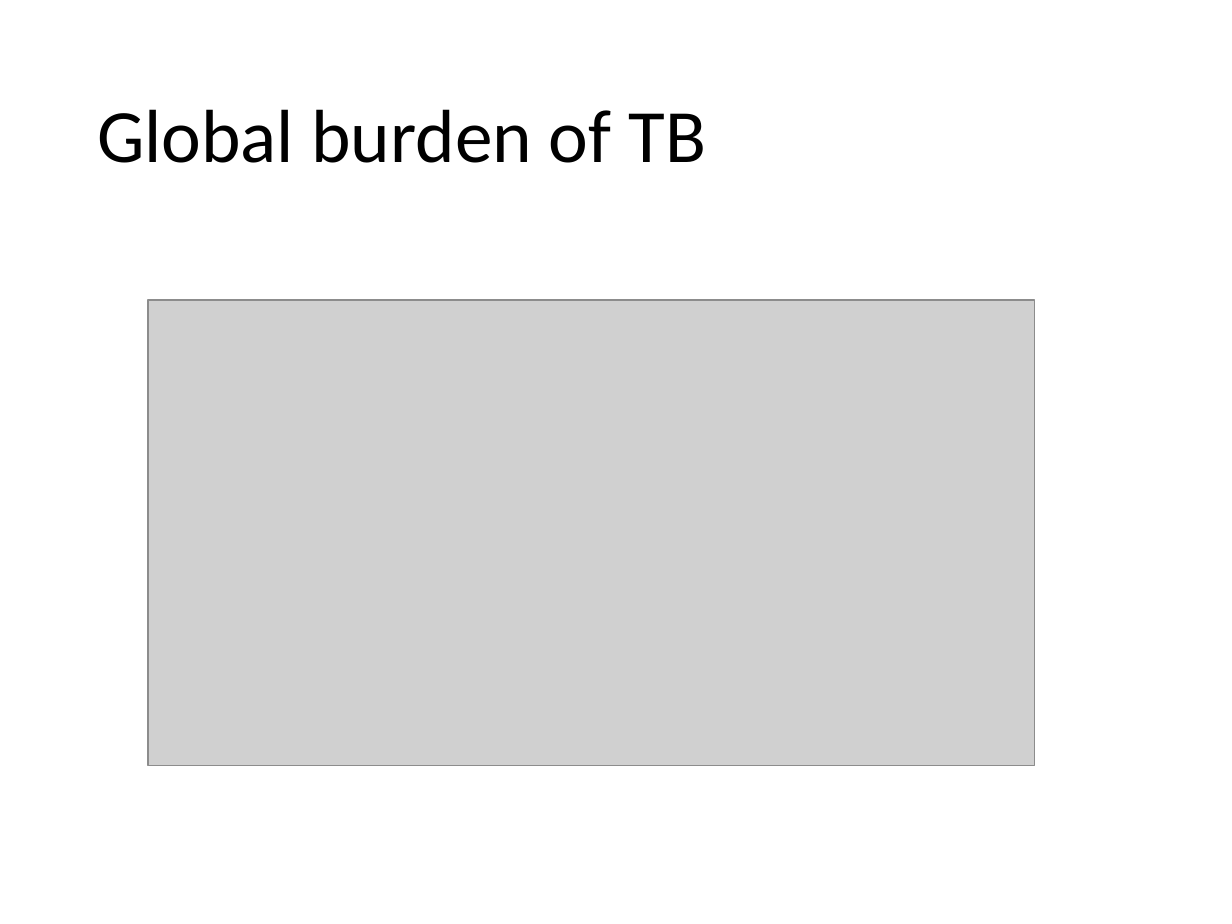
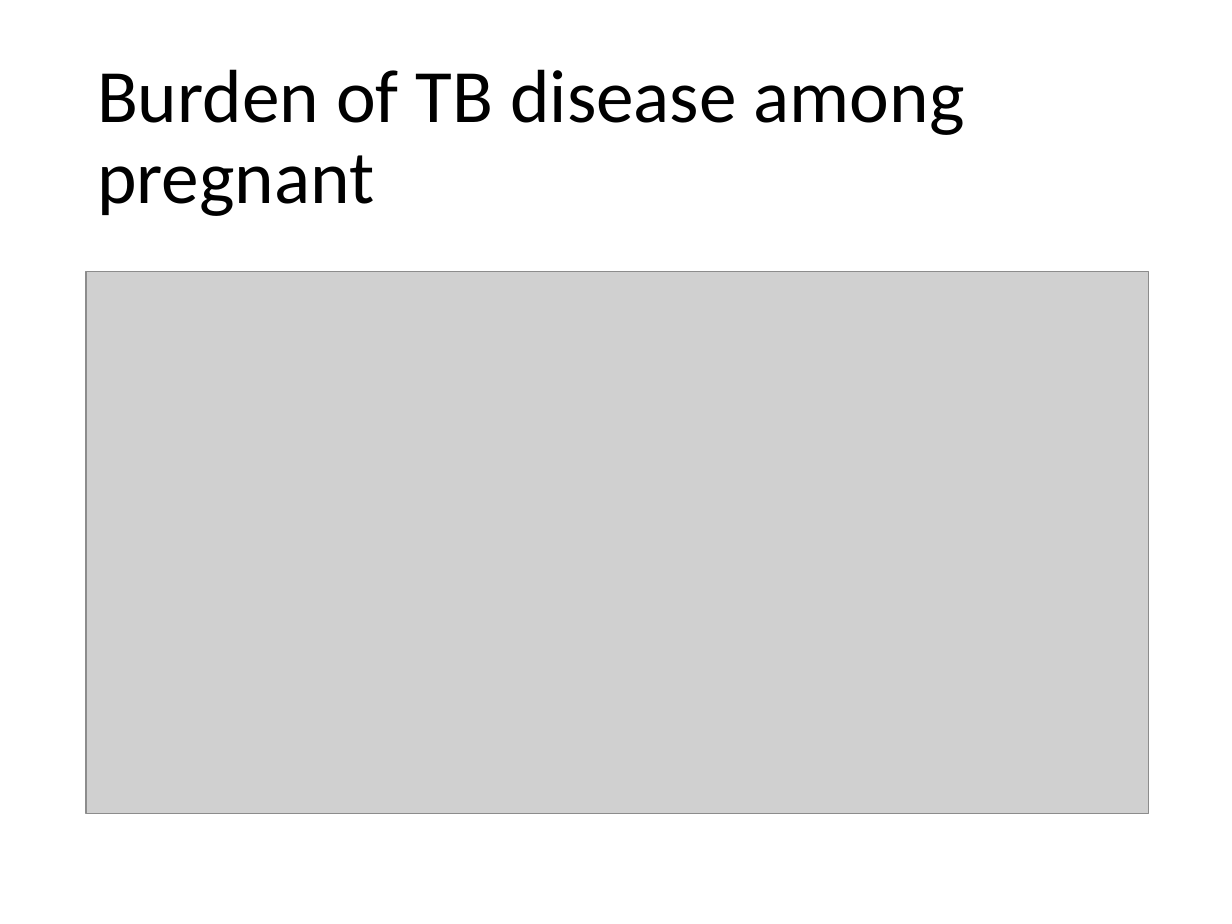
Before and after one commit to petedodd/pregtb, a slide deck: slide 18 of outdata/Revisiting the burden of TB in pregnant and post-partum women2.pptx (slide 4 before the commit). Drawn at 1232x924 pixels with LibreOffice and Linux fonts; fonts in the diff are those of the drawing; grey boxes stand for pictures. Boxes give left, top, right and bottom in pixels: in the first picture for what was removed or moved away, otherwise in the second. Text is boxed around its words. In the diff, an @@ line names an element or a change of style, - is before the commit and + after.

```diff
--- a/outdata/Revisiting the burden of TB in pregnant and post-partum women2.pptx
+++ b/outdata/Revisiting the burden of TB in pregnant and post-partum women2.pptx
@@ title at <box>97,69,965,216</box>: text changed @@
-Global burden of TB
+Burden of TB disease among pregnant
@@ picture: place and size @@
-picture at <box>148,299,1035,765</box>
+picture at <box>86,271,1149,813</box>
```
Also in this commit, not shown: 3 other slides changed, 7 slides added, 6 slides removed, 33 other files.
